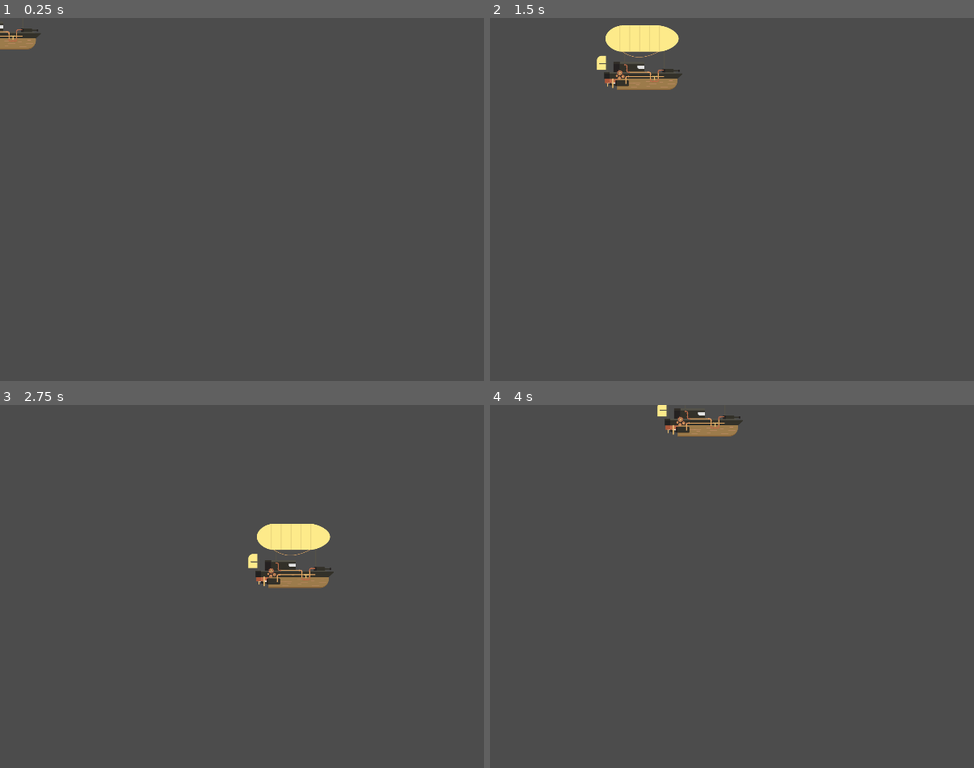
Above: before the commit, frames 1-4 (two rows, left to right).
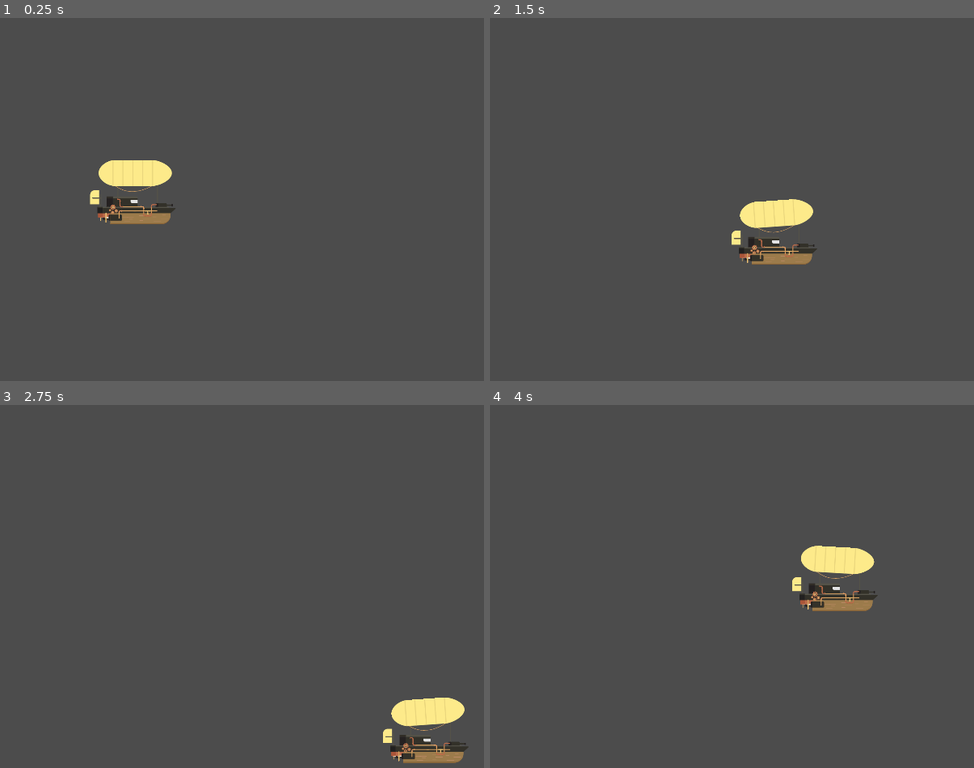
Above: after the commit, the same moments.

Repository: platzi/taller-godot-arkanet
Game: Godot game, scene res://Scenes/Nivel1.tscn
Two runs of this game, one before a commit and one after it. Both use one fixed random seed, a clock stepped at 60 frames per second and the inputs below.
Inputs:
- Up to frame 1 (0.25 s): no input
- Up to frame 2 (1.5 s): tap Enter at 0.5 s; hold D (move_right) 0.53-1.28 s; hold S (move_down) from 1.28 s (still down)
- Up to frame 3 (2.75 s): release S (move_down) at 2.03 s; hold D (move_right) from 2.03 s (still down)
- Up to frame 4 (4 s): release D (move_right) at 2.78 s; hold W (move_up) 2.78-3.53 s; hold A (move_left) from 3.53 s (still down)

The runs differ from the first frame. In frame 1, 2.3% of the frame differs, in the area x 0-37%, y 1-57%; in frame 2, 3.8%; in frame 3, 3.8%, in the area x 51-97%, y 32-99%; in frame 4, 2.8%.

Commit message:
Clase 5 - Animaciones

Diff:
--- a/Scenes/Nivel1.tscn
+++ b/Scenes/Nivel1.tscn
@@ -1,27 +1,7 @@
-[gd_scene load_steps=5 format=2]
+[gd_scene load_steps=2 format=2]
 
-[ext_resource path="res://Scripts/Personaje.gd" type="Script" id=1]
-[ext_resource path="res://Assets/personaje/pj_globo.png" type="Texture" id=2]
-[ext_resource path="res://Assets/personaje/pj_barco_2.png" type="Texture" id=3]
-
-[sub_resource type="CapsuleShape2D" id=1]
-radius = 82.0333
-height = 86.2177
+[ext_resource path="res://Scenes/Personaje.tscn" type="PackedScene" id=1]
 
 [node name="Nivel1" type="Node2D"]
 
-[node name="Personaje" type="KinematicBody2D" parent="."]
-script = ExtResource( 1 )
-
-[node name="Barco" type="Sprite" parent="Personaje"]
-position = Vector2( -6, 26 )
-texture = ExtResource( 3 )
-hframes = 5
-
-[node name="Globo" type="Sprite" parent="Personaje"]
-position = Vector2( 2, -50 )
-texture = ExtResource( 2 )
-
-[node name="CollisionShape2D" type="CollisionShape2D" parent="Personaje"]
-rotation = 1.58723
-shape = SubResource( 1 )
+[node name="Personaje" parent="." instance=ExtResource( 1 )]
--- /dev/null
+++ b/Scenes/Personaje.tscn
@@ -0,0 +1,148 @@
+[gd_scene load_steps=23 format=2]
+
+[ext_resource path="res://Scripts/Personaje.gd" type="Script" id=1]
+[ext_resource path="res://Assets/personaje/pj_globo.png" type="Texture" id=2]
+[ext_resource path="res://Assets/personaje/pj_barco_2.png" type="Texture" id=3]
+
+[sub_resource type="AtlasTexture" id=2]
+flags = 4
+atlas = ExtResource( 3 )
+region = Rect2( 0, 0, 296, 165 )
+
+[sub_resource type="AtlasTexture" id=3]
+flags = 4
+atlas = ExtResource( 3 )
+region = Rect2( 296, 0, 296, 165 )
+
+[sub_resource type="AtlasTexture" id=4]
+flags = 4
+atlas = ExtResource( 3 )
+region = Rect2( 592, 0, 296, 165 )
+
+[sub_resource type="AtlasTexture" id=5]
+flags = 4
+atlas = ExtResource( 3 )
+region = Rect2( 888, 0, 296, 165 )
+
+[sub_resource type="AtlasTexture" id=6]
+flags = 4
+atlas = ExtResource( 3 )
+region = Rect2( 1184, 0, 296, 165 )
+
+[sub_resource type="SpriteFrames" id=7]
+animations = [ {
+"frames": [ SubResource( 2 ), SubResource( 3 ), SubResource( 4 ), SubResource( 5 ), SubResource( 6 ) ],
+"loop": true,
+"name": "idle",
+"speed": 15.0
+} ]
+
+[sub_resource type="CapsuleShape2D" id=1]
+radius = 82.0333
+height = 86.2177
+
+[sub_resource type="Animation" id=8]
+length = 0.001
+tracks/0/type = "value"
+tracks/0/path = NodePath("Globo:rotation_degrees")
+tracks/0/interp = 1
+tracks/0/loop_wrap = true
+tracks/0/imported = false
+tracks/0/enabled = true
+tracks/0/keys = {
+"times": PoolRealArray( 0 ),
+"transitions": PoolRealArray( 1 ),
+"update": 0,
+"values": [ 0.0 ]
+}
+
+[sub_resource type="Animation" id=9]
+resource_name = "move_left"
+length = 0.5
+tracks/0/type = "value"
+tracks/0/path = NodePath("Globo:rotation_degrees")
+tracks/0/interp = 1
+tracks/0/loop_wrap = true
+tracks/0/imported = false
+tracks/0/enabled = true
+tracks/0/keys = {
+"times": PoolRealArray( 0, 0.5 ),
+"transitions": PoolRealArray( 1, 1 ),
+"update": 0,
+"values": [ 0.0, 4.0 ]
+}
+
+[sub_resource type="Animation" id=10]
+resource_name = "move_right"
+length = 0.5
+tracks/0/type = "value"
+tracks/0/path = NodePath("Globo:rotation_degrees")
+tracks/0/interp = 1
+tracks/0/loop_wrap = true
+tracks/0/imported = false
+tracks/0/enabled = true
+tracks/0/keys = {
+"times": PoolRealArray( 0, 0.5 ),
+"transitions": PoolRealArray( 1, 1 ),
+"update": 0,
+"values": [ 0.0, -4.0 ]
+}
+
+[sub_resource type="AnimationNodeAnimation" id=11]
+animation = "RESET"
+
+[sub_resource type="AnimationNodeAnimation" id=12]
+animation = "move_left"
+
+[sub_resource type="AnimationNodeAnimation" id=13]
+animation = "move_right"
+
+[sub_resource type="AnimationNodeStateMachineTransition" id=14]
+
+[sub_resource type="AnimationNodeStateMachineTransition" id=15]
+
+[sub_resource type="AnimationNodeStateMachineTransition" id=16]
+
+[sub_resource type="AnimationNodeStateMachineTransition" id=17]
+
+[sub_resource type="AnimationNodeStateMachine" id=18]
+states/RESET/node = SubResource( 11 )
+states/RESET/position = Vector2( 383, 121 )
+states/move_left/node = SubResource( 12 )
+states/move_left/position = Vector2( 177, 121 )
+states/move_right/node = SubResource( 13 )
+states/move_right/position = Vector2( 599, 121 )
+transitions = [ "RESET", "move_right", SubResource( 14 ), "move_right", "RESET", SubResource( 15 ), "RESET", "move_left", SubResource( 16 ), "move_left", "RESET", SubResource( 17 ) ]
+graph_offset = Vector2( -109.483, 0 )
+
+[sub_resource type="AnimationNodeStateMachinePlayback" id=19]
+
+[node name="Personaje" type="KinematicBody2D"]
+position = Vector2( 400, 519 )
+script = ExtResource( 1 )
+
+[node name="Barco" type="AnimatedSprite" parent="."]
+position = Vector2( -6, 26 )
+frames = SubResource( 7 )
+animation = "idle"
+frame = 2
+playing = true
+
+[node name="Globo" type="Sprite" parent="."]
+position = Vector2( 2, -50 )
+texture = ExtResource( 2 )
+
+[node name="CollisionShape2D" type="CollisionShape2D" parent="."]
+rotation = 1.58723
+shape = SubResource( 1 )
+
+[node name="AnimationPlayer" type="AnimationPlayer" parent="."]
+anims/RESET = SubResource( 8 )
+anims/move_left = SubResource( 9 )
+anims/move_right = SubResource( 10 )
+
+[node name="AnimationTree" type="AnimationTree" parent="."]
+tree_root = SubResource( 18 )
+anim_player = NodePath("../AnimationPlayer")
+active = true
+parameters/playback = SubResource( 19 )
--- a/Scripts/Personaje.gd
+++ b/Scripts/Personaje.gd
@@ -1,6 +1,8 @@
 extends KinematicBody2D
 
 export (int) var velocidad = 600
+
+onready var playback = $AnimationTree.get("parameters/playback")
 
 var movimiento = Vector2(0,0)
 
@@ -8,13 +10,16 @@
 	movimiento = Vector2()
 	if Input.is_action_pressed("move_right"):
 		movimiento.x += velocidad
+		playback.travel("move_right")
 	if Input.is_action_pressed("move_left"):
 		movimiento.x -= velocidad
+		playback.travel("move_left")
 	if Input.is_action_pressed("move_up"):
 		movimiento.y -= velocidad
 	if Input.is_action_pressed("move_down"):
 		movimiento.y += velocidad
-
+	if movimiento == Vector2():
+		playback.start("RESET")
 func _physics_process(_delta):
 	get_inputs()
 	movimiento = move_and_slide(movimiento)
